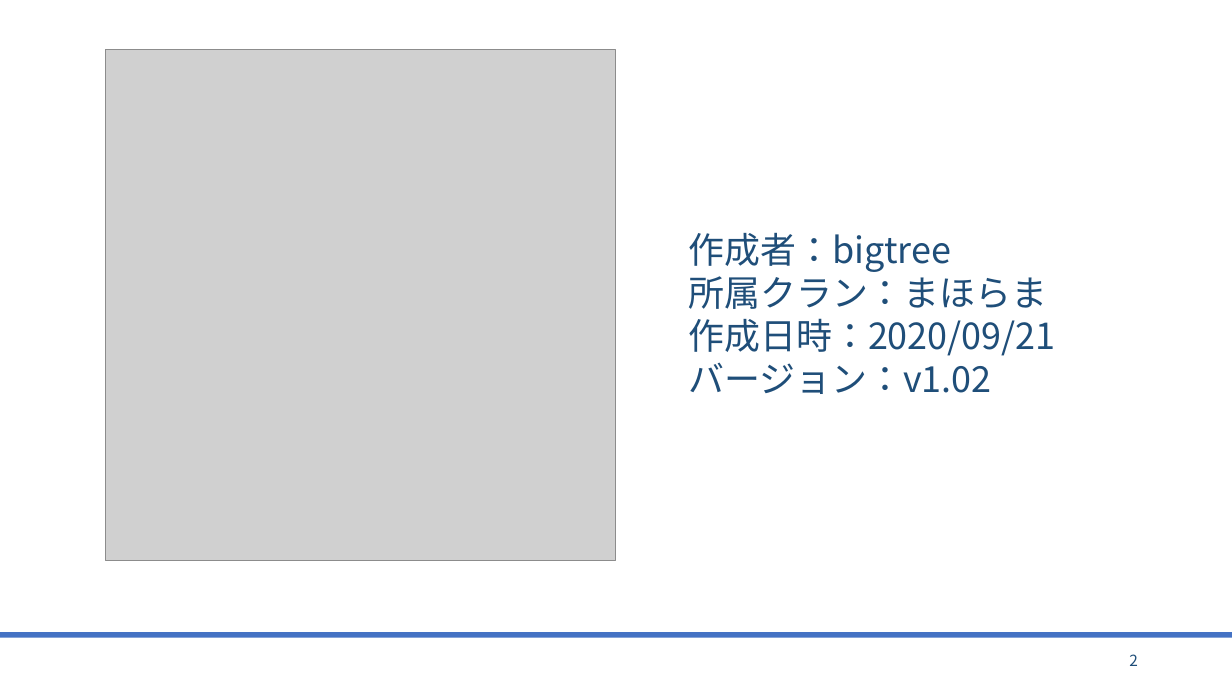
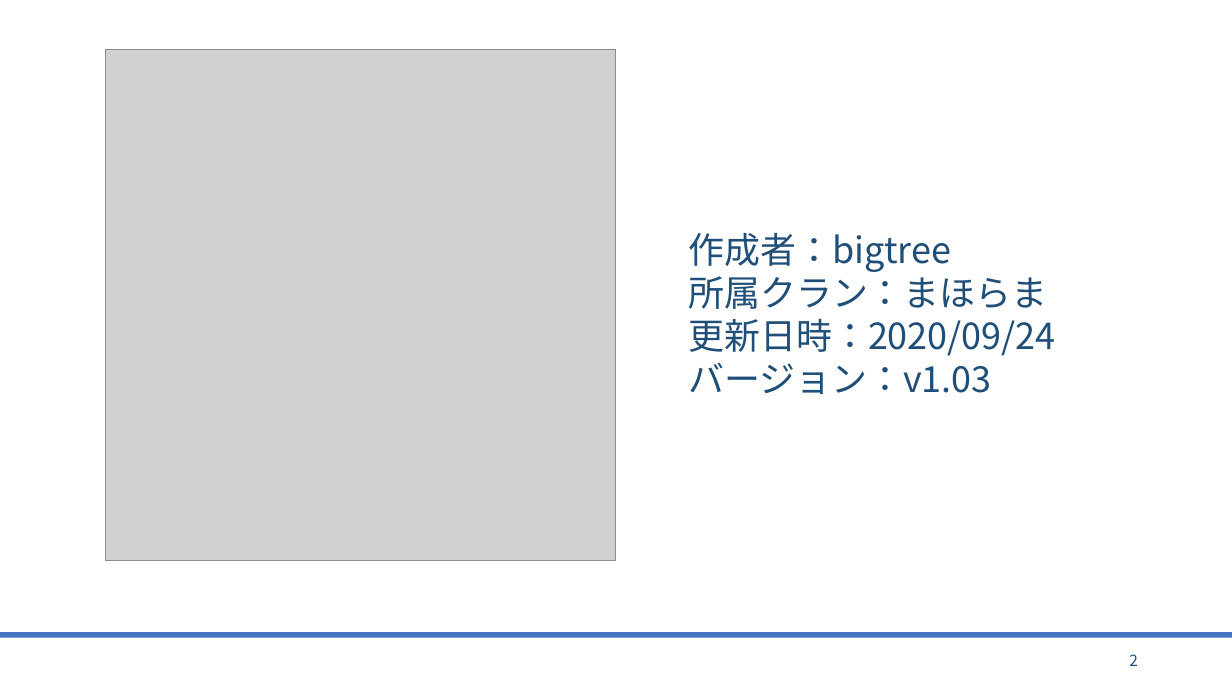
Before and after one commit to bigtreeCoC/documents, a slide deck: slide 2 of CQC攻略.pptx. Drawn at 1232x693 pixels with LibreOffice and Linux fonts; fonts in the diff are those of the drawing; grey boxes stand for pictures. Boxes give left, top, right and bottom in pixels: in the first picture for what was removed or moved away, otherwise in the second. Text is boxed around its words. In the diff, an @@ line names an element or a change of style, - is before the commit and + after.

```diff
--- a/CQC攻略.pptx
+++ b/CQC攻略.pptx
@@ text at <box>689,318,1056,394</box>: text changed @@
-作成日時：2020/09/21
-バージョン：v1.02
+更新日時：2020/09/24
+バージョン：v1.03
```
Also in this commit, not shown: 3 other slides changed, 1 other file.
